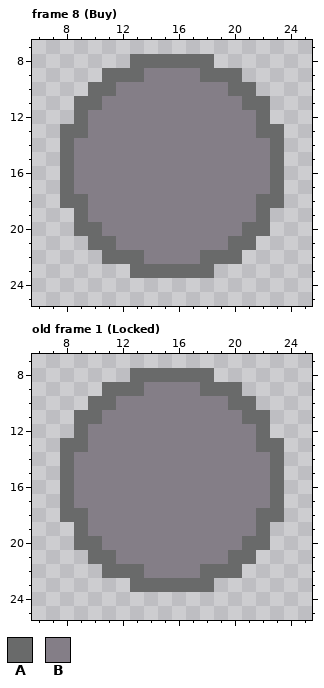
One commit to this pixel-art file: res/shop/UpgradeMarkers.aseprite. This is how it looked before the edit.
32x32 pixels, 9 frames. Shown: frame 8 (Buy): x 6..25, y 7..25; old frame 1 (Locked): x 6..25, y 7..25. The commit also changed other frames, which this record leaves out.
Palette (. is transparent): A #696a6a  B #847e87
Pixels before, frame 8 (Buy), first column x 8:
 8 .....AAAAAA.....
 9 ...AAABBBBAAA...
10 ..AABBBBBBBBAA..
11 .AABBBBBBBBBBAA.
12 .ABBBBBBBBBBBBA.
13 AABBBBBBBBBBBBAA
14 ABBBBBBBBBBBBBBA
15 ABBBBBBBBBBBBBBA
16 ABBBBBBBBBBBBBBA
17 ABBBBBBBBBBBBBBA
18 AABBBBBBBBBBBBAA
19 .ABBBBBBBBBBBBA.
20 .AABBBBBBBBBBAA.
21 ..AABBBBBBBBAA..
22 ...AAABBBBAAA...
23 .....AAAAAA.....
Pixels before, old frame 1 (Locked), first column x 8:
 8 .....AAAAAA.....
 9 ...AAABBBBAAA...
10 ..AABBBBBBBBAA..
11 .AABBBBBBBBBBAA.
12 .ABBBBBBBBBBBBA.
13 AABBBBBBBBBBBBAA
14 ABBBBBBBBBBBBBBA
15 ABBBBBBBBBBBBBBA
16 ABBBBBBBBBBBBBBA
17 ABBBBBBBBBBBBBBA
18 AABBBBBBBBBBBBAA
19 .ABBBBBBBBBBBBA.
20 .AABBBBBBBBBBAA.
21 ..AABBBBBBBBAA..
22 ...AAABBBBAAA...
23 .....AAAAAA.....
The same view after the edit:
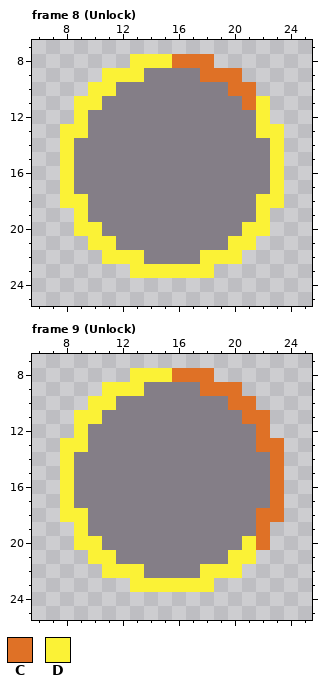
Colours new in this view: C #df7126  D #fbf236
A new or re-ordered frame is compared with the old frame closest to it.
The edit:
frames re-ordered
Frame 8 (Unlock):
y 8: x 13..18 AAAAAA -> DDDCCC
y 9: x 11..13 AAA -> DDD; x 18..20 AAA -> CCC
y 10: x 10..11 AA -> DD; x 20..21 AA -> CC
y 11: x 9..10 AA -> DD; x 21..22 AA -> CD
y 12: x 9 A -> D; x 22 A -> D
y 13: x 8..9 AA -> DD; x 22..23 AA -> DD
y 14..17: x 8 A -> D; x 23 A -> D
y 18: x 8..9 AA -> DD; x 22..23 AA -> DD
y 19: x 9 A -> D; x 22 A -> D
y 20: x 9..10 AA -> DD; x 21..22 AA -> DD
y 21: x 10..11 AA -> DD; x 20..21 AA -> DD
y 22: x 11..13 AAA -> DDD; x 18..20 AAA -> DDD
y 23: x 13..18 AAAAAA -> DDDDDD
Frame 9 (Unlock) against old frame 1 (Locked):
y 8: x 13..18 AAAAAA -> DDDCCC
y 9: x 11..13 AAA -> DDD; x 18..20 AAA -> CCC
y 10: x 10..11 AA -> DD; x 20..21 AA -> CC
y 11: x 9..10 AA -> DD; x 21..22 AA -> CC
y 12: x 9 A -> D; x 22 A -> C
y 13: x 8..9 AA -> DD; x 22..23 AA -> CC
y 14..17: x 8 A -> D; x 23 A -> C
y 18: x 8..9 AA -> DD; x 22..23 AA -> CC
y 19: x 9 A -> D; x 22 A -> C
y 20: x 9..10 AA -> DD; x 21..22 AA -> DC
y 21: x 10..11 AA -> DD; x 20..21 AA -> DD
y 22: x 11..13 AAA -> DDD; x 18..20 AAA -> DDD
y 23: x 13..18 AAAAAA -> DDDDDD
